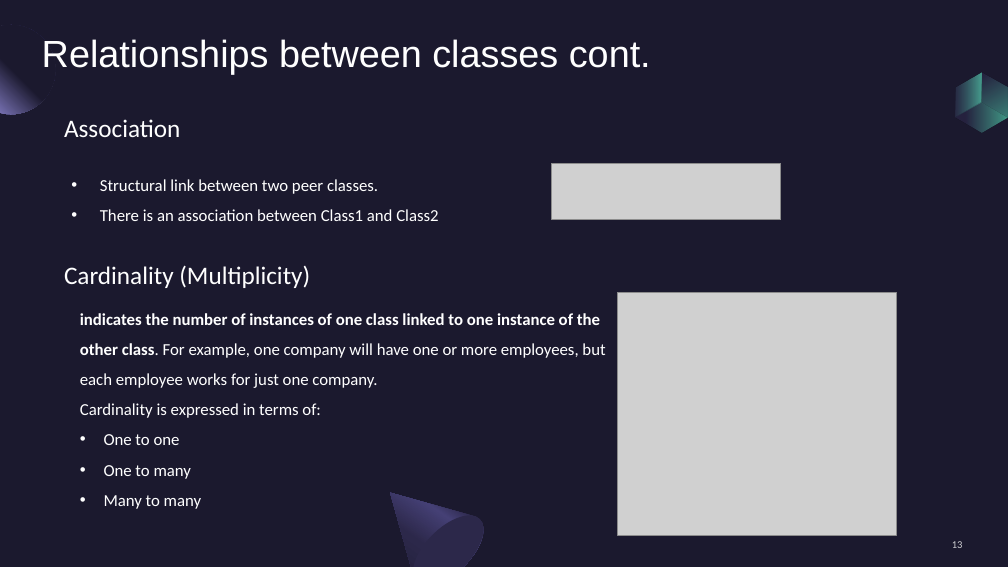
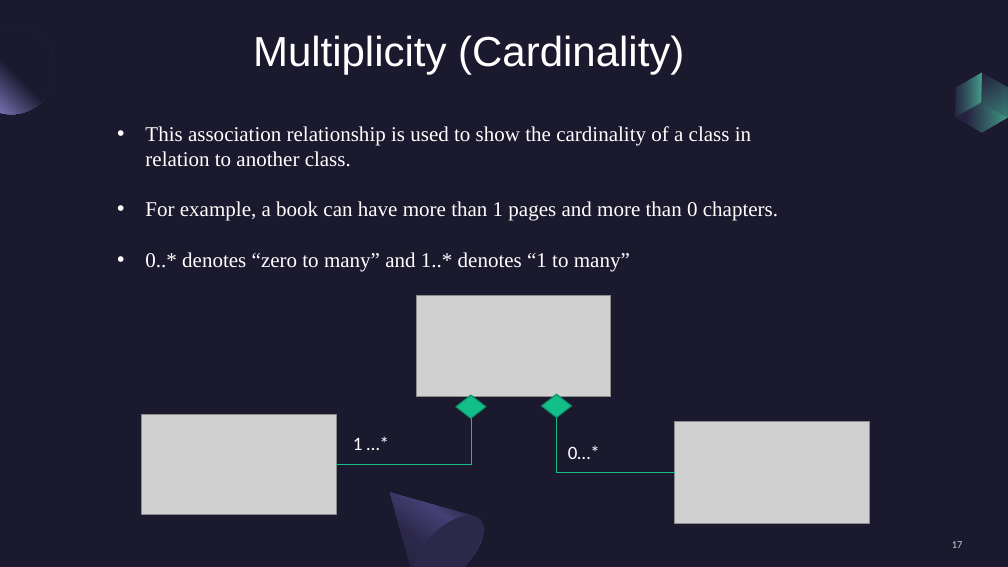
Before and after one commit to draidyn/ATMApplication, a slide deck: slide 17 of FinalPresentationClassDiagram.pptx (slide 13 before the commit). Drawn at 1008x567 pixels with LibreOffice and Linux fonts; fonts in the diff are those of the drawing; grey boxes stand for pictures. Boxes give left, top, right and bottom in pixels: in the first picture for what was removed or moved away, otherwise in the second. Text is boxed around its words. In the diff, an @@ line names an element or a change of style, - is before the commit and + after.

```diff
--- a/FinalPresentationClassDiagram.pptx
+++ b/FinalPresentationClassDiagram.pptx
@@ text removed at (x1=42, y1=39, x2=651, y2=75) @@
-Relationships between classes cont.
@@ text added at (x1=253, y1=35, x2=684, y2=75), 40 pt, text #FFFFFF @@
+Multiplicity (Cardinality)
@@ text removed at (x1=64, y1=119, x2=180, y2=137) @@
-Association
@@ text added at (x1=145, y1=126, x2=778, y2=272), 20 pt, text #FFFFFF @@
+• This association relationship is used to show the cardinality of a class in relation to another class.
+• For example, a book can have more than 1 pages and more than 0 chapters.
+• 0..* denotes “zero to many” and 1..* denotes “1 to many”
@@ text removed at (x1=100, y1=179, x2=438, y2=221) @@
-• Structural link between two peer classes.
-• There is an association between Class1 and Class2
@@ picture removed at (x1=552, y1=163, x2=781, y2=220) @@
@@ text removed at (x1=64, y1=265, x2=310, y2=288) @@
-Cardinality (Multiplicity)
@@ picture added at (x1=417, y1=296, x2=611, y2=397) @@
@@ picture removed at (x1=618, y1=292, x2=897, y2=535) @@
@@ text removed at (x1=80, y1=313, x2=605, y2=509) @@
-indicates the number of instances of one class linked to one instance of the other class. For example, one company will have one or more employees, but each employee works for just one company.
-Cardinality is expressed in terms of:
-• One to one
-• One to many
-• Many to many
@@ picture added at (x1=142, y1=414, x2=337, y2=515) @@
@@ elbow line added from (337, 464) to (471, 418), #13BE89 0.5 pt @@
@@ diamond added at (x1=456, y1=395, x2=486, y2=419), fill #13BE89, outline #0E8D65 1 pt @@
@@ diamond added at (x1=541, y1=394, x2=572, y2=417), fill #13BE89, outline #0E8D65 1 pt @@
@@ elbow line added from (557, 417) to (675, 473), #13BE89 0.5 pt @@
@@ text added at (x1=353, y1=438, x2=363, y2=450), 18 pt, text #FFFFFF @@
+1 …*
@@ text added at (x1=568, y1=445, x2=600, y2=459), 18 pt, text #FFFFFF @@
+0…*
@@ picture added at (x1=675, y1=422, x2=870, y2=523) @@
```
Also in this commit, not shown: 16 other slides changed, 7 slides added, 1 slide removed.
